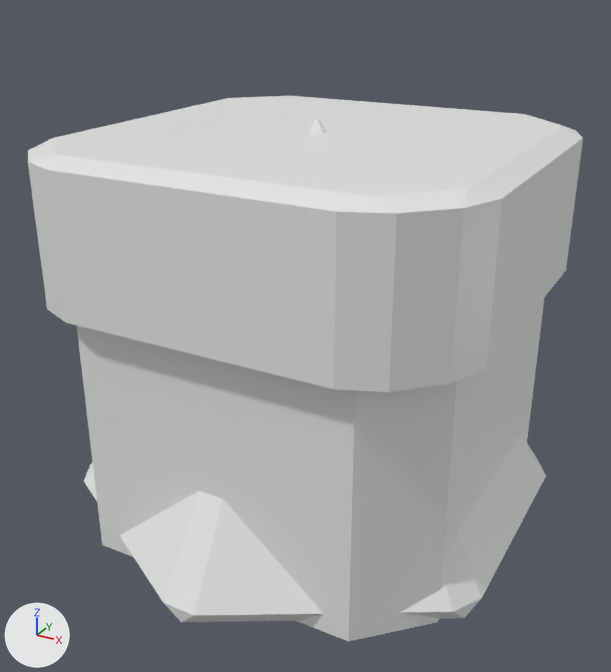
The FBX model Assets/World/Blocks/Blocks.fbx, before and after one commit.
Camera for both pictures: a 50 mm lens placed at (0.972, -1.826, 0.868), pointed at (0.0, -0.059, -0.016). The lights are fixed; the arrows at lower left show +X, +Y and +Z. Where no turn or scale is listed for an object, it has been applied to the vertices.

In view in the first picture: 'Grass0', 'Spike0'.
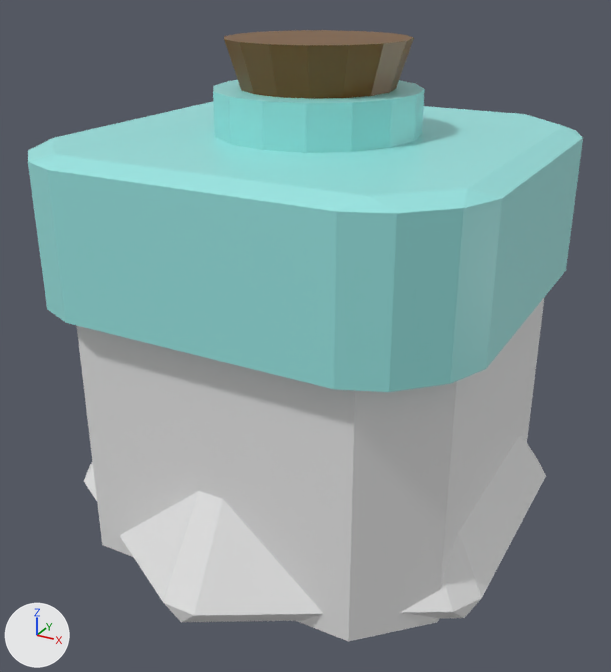
Where the change shows, as pixel boxes [x1, y1, x2, y2] in the pictures (611 x 672 px):
'Potion', added
    after: [213, 30, 425, 153]
    faces in mat_glass (cyan #9ae7e4): [213, 80, 425, 153]
    faces in mat_cork (brown #795016): [224, 30, 414, 99]
part 1 of me_cube_001, recoloured (white to cyan)
    both: [28, 102, 583, 392]

The change, as a diff of the scene's bpy script:
```diff
--- a/Assets/World/Blocks/Blocks.fbx.py
+++ b/Assets/World/Blocks/Blocks.fbx.py
@@ mat_glass @@
+mat_glass = principled_material('Glass')
+mat_glass.base_color = (0.323, 0.8, 0.777)  # cyan #9ae7e4
+mat_glass.roughness = 0.4
@@ mat_star @@
+mat_star = principled_material('Star')
+mat_star.base_color = (1.0, 1.0, 0.0)  # yellow #ffff00
+mat_star.metallic = 1.0
+mat_star.roughness = 0.4
@@ mat_liquid @@
+mat_liquid = principled_material('Liquid')
+mat_liquid.base_color = (0.8, 0.155, 0.793)  # pink #e76ee6
+mat_liquid.roughness = 0.0
@@ mat_cork @@
+mat_cork = principled_material('Cork')
+mat_cork.base_color = (0.19, 0.0797, 0.00827)  # brown #795016
+mat_cork.roughness = 0.4
@@ me_cube_001 @@
 me_cube_001.from_pydata(...)  # 64 vertices, 60 faces; spans x -0.557..0.557, y -0.557..0.557, z -0.509..0.498
 # used by ob_grass0; location = (0.0, 0.0, 0.0)
+# me_cube_001 part 1: all 50 faces that had it switch from mat_material_001 (white #e7e7e7) to mat_glass (cyan #9ae7e4)
 me_cube_001.materials.append(mat_material)
@@ me_potion @@
+me_potion.from_pydata(...)  # 559 vertices, 561 faces; spans x -0.5..0.5, y -0.5..0.5, z -0.5..0.714
+# faces by material slot: [368, 18, 113, 62]
+me_potion.materials.append(mat_glass)  # cyan #9ae7e4
+me_potion.materials.append(mat_cork)  # brown #795016
+me_potion.materials.append(mat_liquid)  # pink #e76ee6
+me_potion.materials.append(mat_star)  # yellow #ffff00
@@ ob_potion @@
+ob_potion = bpy.data.objects.new('Potion', me_potion)
+ob_potion.location = (0.0, 0.0, 0.0)
```
